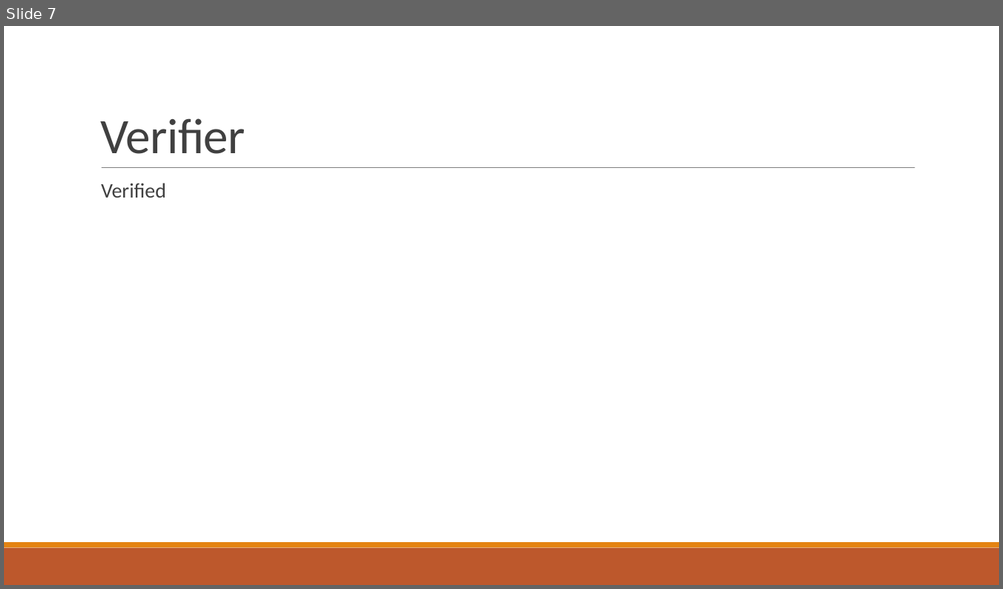
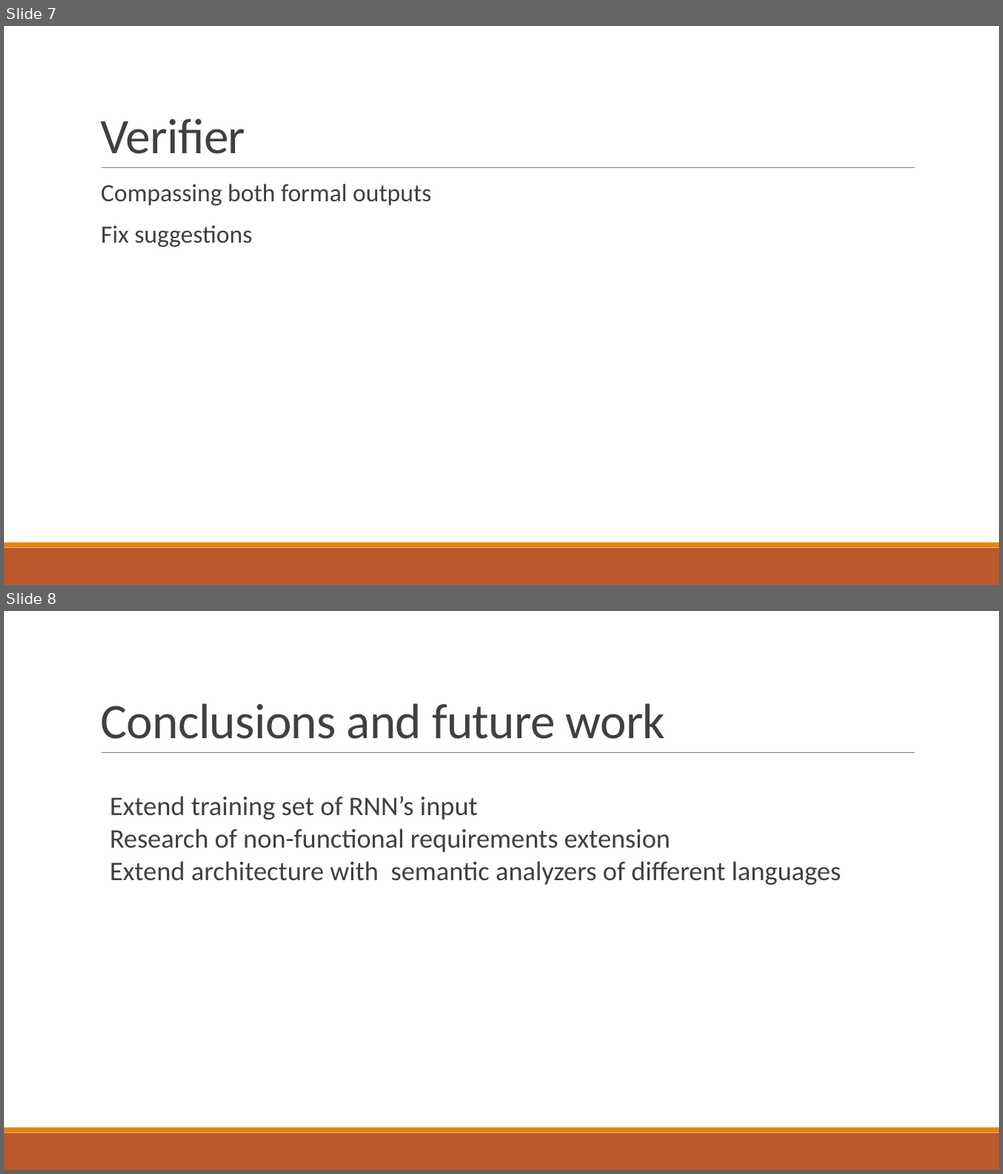
Before and after one commit to fenyvesr/kutmod, a slide deck: Article/Article.pptx. Shown one above the other, each under a label of ours: slide 7 before the commit, slides 7 and 8 after it. The pictures are 1003x589 and 1003x1174 pixels, drawn with LibreOffice and Linux fonts; fonts in the diff are those of the drawing. Boxes give left, top, right and bottom in pixels: in the first picture for what was removed or moved away, otherwise in the second. Text is boxed around its words. In the diff, an @@ line names an element or a change of style, - is before the commit and + after.

```diff
--- a/Article/Article.pptx
+++ b/Article/Article.pptx
@@ slide 8 added at [4,611,999,1170], background #FFFFFF; not listed: 3 template elements that a slide beside it also shows @@
@@ text added at [101,703,666,739], 48 pt, text #404040 @@
+Conclusions and future work
@@ text added at [110,796,841,886], 26 pt, text #404040 @@
+Extend training set of RNN’s input
+Research of non-functional requirements extension
+Extend architecture with semantic analyzers of different languages
@@ slide 7 changed as well @@
@@ text at [101,184,431,247]: text changed; size 20 to 24 pt @@
-  Verified
+  Compassing both formal outputs
+  Fix suggestions
```
Also in this commit, not shown: 1 other slide changed, 1 slide removed.
